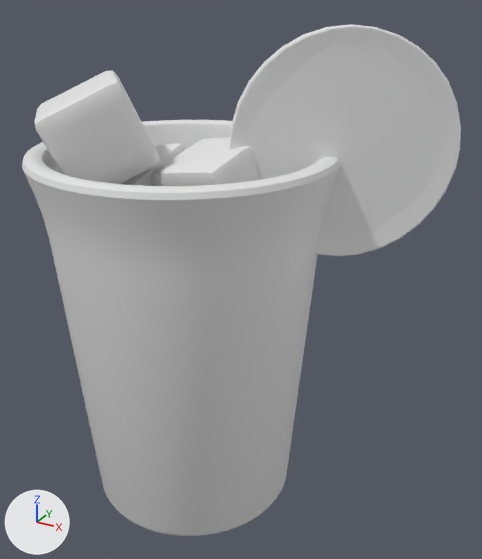
An edit to the OBJ model public/assets/drink-baked/blog0134.obj, drawn before and after from the same camera.
The view is the same before and after, from a 50 mm lens placed at (3.42, -5.13, 5.07), pointed at (0.54, 0.1, 2.46). The axes (+X, +Y, +Z) are drawn at lower left. The lights are the same throughout. The older version comes first. Where no turn or scale is listed for an object, it has been applied to the vertices.
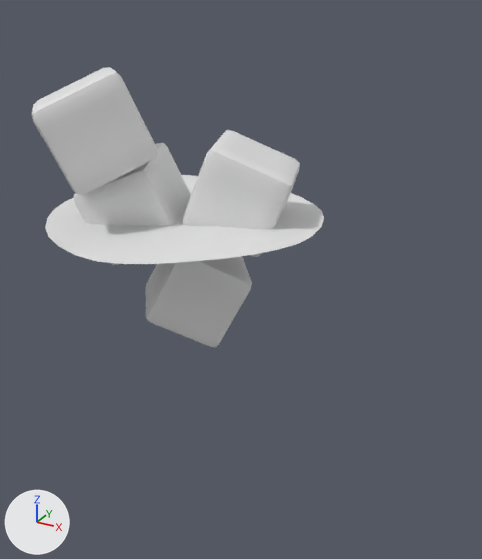
Boxes [x1, y1, x2, y2] around the edits, measured in the pictures (482 x 559 px; the box of a moved part takes in the faces that stretch with it):
'Cylinder', deleted: before [22, 120, 340, 536]
'Circle.001', deleted: before [230, 24, 461, 256]
'Cube.003', reshaped: before [34, 70, 159, 184]; after [32, 67, 158, 195]
'Cube.002', reshaped: before [151, 137, 259, 186]; after [183, 130, 300, 257]
'Cube.001', reshaped: before [121, 143, 185, 186]; after [73, 143, 191, 265]
part 1 of me_cube, moved or reshaped (not visible before): after [145, 257, 252, 347]
part 5 of me_plane, moved or reshaped (not visible before): after [45, 175, 324, 264]

Diff of the bpy script that builds the scene:
```diff
--- a/public/assets/drink-baked/blog0134.obj.py
+++ b/public/assets/drink-baked/blog0134.obj.py
@@ me_cube @@
 # used by ob_cube; location = (0.0, 0.0, 0.0)
-me_cube.from_pydata(...)  # 386 vertices, 384 faces; spans x -0.668..0.558, y -0.674..0.56, z 1.785..2.815
+me_cube.from_pydata(...)  # 386 vertices, 384 faces; spans x -0.564..0.685, y -0.553..0.64, z 1.777..2.815
+# me_cube part 1: the whole mesh is multiplied about its middle by the matrix ((-0.868, -0.346, 0.355), (0.131, 0.531, 0.837), (-0.478, 0.773, -0.416)), then moved by (0.116, 0.101, -0.004)
@@ me_cube_001 @@
 # used by ob_cube_001; location = (0.0, 0.0, 0.0)
-me_cube_001.from_pydata(...)  # 386 vertices, 384 faces; spans x -0.938..0.071, y -0.542..0.532, z 2.595..3.696
+me_cube_001.from_pydata(...)  # 386 vertices, 384 faces; spans x -1.013..0.135, y -0.712..0.369, z 2.617..3.685
+# me_cube_001 part 2: the whole mesh is multiplied about its middle by the matrix ((0.894, -0.386, -0.23), (0.427, 0.888, 0.17), (0.139, -0.25, 0.958)), then moved by (-0.005, -0.166, 0.006)
@@ me_cube_002 @@
 # used by ob_cube_002; location = (0.0, 0.0, 0.0)
-me_cube_002.from_pydata(...)  # 386 vertices, 384 faces; spans x -0.101..0.903, y -0.558..0.468, z 2.824..3.859
+me_cube_002.from_pydata(...)  # 386 vertices, 384 faces; spans x -0.062..1.095, y -0.335..0.679, z 2.799..3.819
+# me_cube_002 part 3: the whole mesh is multiplied about its middle by the matrix ((0.172, -0.973, 0.155), (0.239, -0.111, -0.965), (0.956, 0.203, 0.213)), then moved by (0.116, 0.217, -0.032)
@@ me_cube_003 @@
 # used by ob_cube_003; location = (0.0, 0.0, 0.0)
-me_cube_003.from_pydata(...)  # 386 vertices, 384 faces; spans x -1.19..0.031, y -1.119..0.093, z 3.352..4.37
+me_cube_003.from_pydata(...)  # 386 vertices, 384 faces; spans x -1.181..0.05, y -1.159..0.041, z 3.396..4.432
+# me_cube_003 part 4: the whole mesh is multiplied about its middle by the matrix ((0.437, -0.519, -0.734), (-0.457, 0.575, -0.679), (0.775, 0.632, 0.014)), then moved by (0.014, -0.046, 0.053)
@@ me_plane @@
 # used by ob_plane; location = (0.0, 0.0, 0.0)
-me_plane.from_pydata(...)  # 262 vertices, 82 faces; spans x -1.31..1.31, y -1.3..1.3, z 3.04..3.11
+me_plane.from_pydata(...)  # 236 vertices, 177 faces; spans x -1.31..1.31, y -1.31..1.31, z 3.04..3.11
+# me_plane part 5: 11 vertices moved from x -1.31..1.31, y -1.21..1.21, z 3.04..3.1 to x -1.31..1.31, y -1.22..1.22, z 3.04..3.1; 176 vertices removed from x -1.3..1.3, y -1.3..1.3, z 3.04..3.11; 150 vertices added at x -1.29..1.29, y -1.31..1.31, z 3.04..3.11
@@ ob_circle_001 @@
-ob_circle_001 = bpy.data.objects.new('Circle.001', me_circle_001)
-ob_circle_001.location = (0.0, 0.0, 0.0)
@@ ob_cylinder @@
-ob_cylinder = bpy.data.objects.new('Cylinder', me_cylinder)
-ob_cylinder.location = (0.0, 0.0, 0.0)
```
